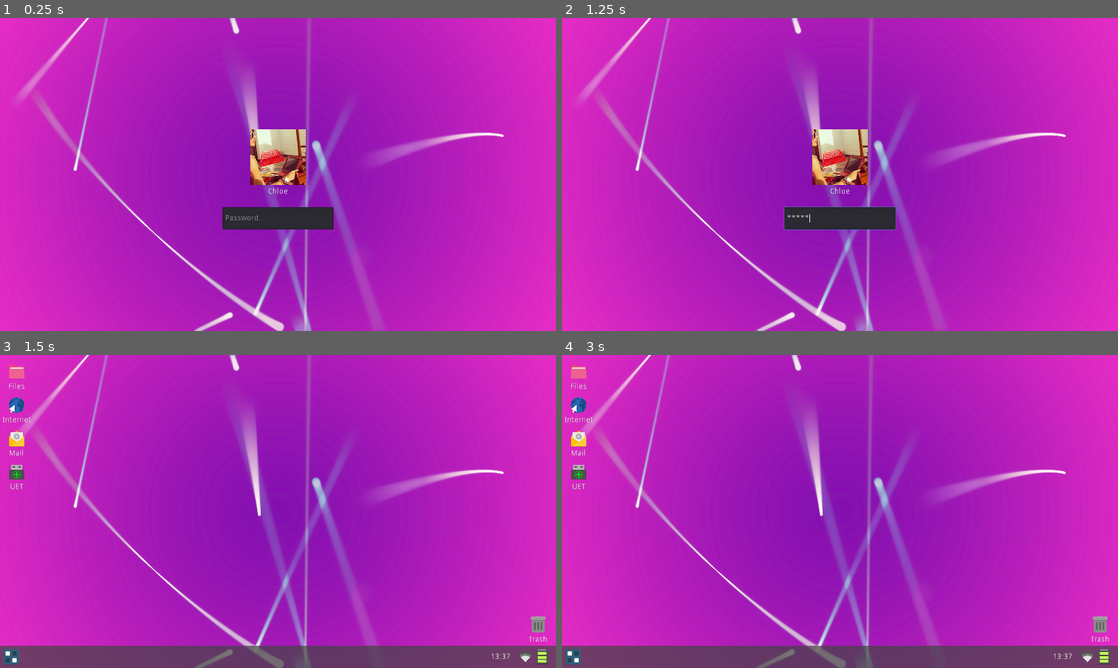
Above: before the commit, frames 1-4 (two rows, left to right).
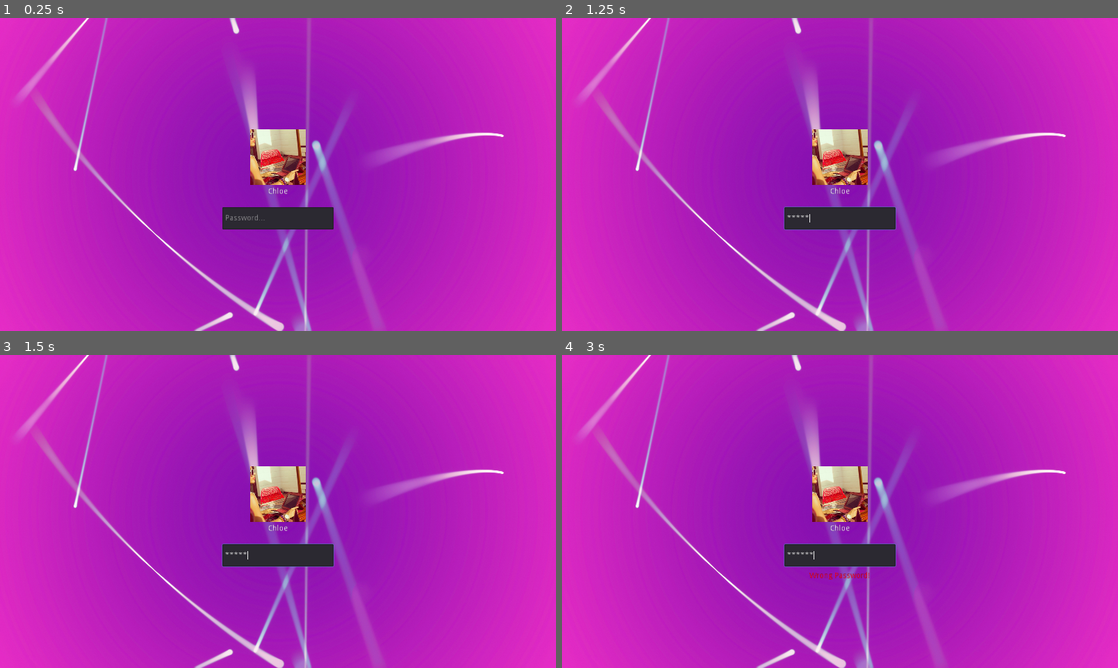
Above: after the commit, the same moments.

Repository: gabriele-costa/chloetart
Game: Godot game, scene res://Scenes/Logscreen.tscn
Two runs of this game, one before a commit and one after it. Both use one fixed random seed, a clock stepped at 60 frames per second and the inputs below.
Inputs (mouse positions are in pixels of both pictures, inside the frame that each line leads up to):
- Up to frame 1 (0.25 s): no input
- Up to frame 2 (1.25 s): click (840, 218) at 0.52 s; type "Chloe" at 0.6 s
- Up to frame 3 (1.5 s): tap Enter at 1.25 s
- Up to frame 4 (3 s): tap Space at 2 s; tap Enter at 2.75 s

Frames 1-2 are identical in both runs. In frame 3, 11% of the frame differs, in the area x 0-100%, y 3-100%; in frame 4, 11%.

Commit message:
some logic

Diff:
--- a/Scenes/Desktop.tscn
+++ b/Scenes/Desktop.tscn
@@ -1,20 +1,21 @@
-[gd_scene load_steps=12 format=2]
+[gd_scene load_steps=13 format=2]
 
 [ext_resource path="res://Desktop/background.jpg" type="Texture" id=1]
-[ext_resource path="res://Desktop/icons/applications-all.svg" type="Texture" id=2]
+[ext_resource path="res://Desktop/icons/desktop.svg" type="Texture" id=2]
 [ext_resource path="res://Desktop/icons/battery.svg" type="Texture" id=3]
 [ext_resource path="res://Desktop/icons/folder.svg" type="Texture" id=4]
 [ext_resource path="res://Desktop/icons/abrowser.svg" type="Texture" id=5]
-[ext_resource path="res://Desktop/icons/mx-live-usb-maker.svg" type="Texture" id=6]
+[ext_resource path="res://Desktop/icons/utilities-x-terminal.svg" type="Texture" id=6]
 [ext_resource path="res://Desktop/icons/network-wireless.svg" type="Texture" id=7]
 [ext_resource path="res://Desktop/icons/trashcan_empty.svg" type="Texture" id=8]
 [ext_resource path="res://Desktop/icons/email.svg" type="Texture" id=9]
+[ext_resource path="res://Scripts/filesystem_icon.gd" type="Script" id=10]
 
-[sub_resource type="StyleBoxFlat" id=1]
+[sub_resource type="StyleBoxFlat" id=3]
 bg_color = Color( 0.262745, 0.262745, 0.262745, 0.705882 )
 
 [sub_resource type="Theme" id=2]
-Panel/styles/panel = SubResource( 1 )
+Panel/styles/panel = SubResource( 3 )
 
 [node name="Desktop" type="Node2D"]
 
@@ -26,6 +27,7 @@
 [node name="filesystem" type="Sprite" parent="."]
 position = Vector2( 60, 60 )
 texture = ExtResource( 4 )
+script = ExtResource( 10 )
 
 [node name="filesystem_label" type="Label" parent="filesystem"]
 margin_left = -40.0
@@ -77,7 +79,7 @@
 grow_horizontal = 2
 grow_vertical = 2
 rect_scale = Vector2( 2, 2 )
-text = "UET"
+text = "Terminal"
 align = 1
 valign = 1
 
@@ -102,7 +104,7 @@
 margin_bottom = 1125.0
 theme = SubResource( 2 )
 
-[node name="applications" type="Sprite" parent="os_bar"]
+[node name="desktop" type="Sprite" parent="os_bar"]
 position = Vector2( 40, 40 )
 texture = ExtResource( 2 )
 
--- a/Scenes/Window.tscn
+++ /dev/null
@@ -1,32 +0,0 @@
-[gd_scene load_steps=3 format=2]
-
-[ext_resource path="res://Window/Icons/close.png" type="Texture" id=1]
-
-[sub_resource type="Theme" id=1]
-
-[node name="Window" type="Node2D"]
-
-[node name="Panel" type="Panel" parent="."]
-margin_right = 2000.0
-margin_bottom = 1125.0
-grow_horizontal = 2
-grow_vertical = 2
-
-[node name="Label" type="Label" parent="Panel"]
-margin_left = 950.0
-margin_top = 10.0
-margin_right = 1050.0
-margin_bottom = 24.0
-rect_scale = Vector2( 2, 2 )
-theme = SubResource( 1 )
-custom_colors/font_color = Color( 1, 1, 1, 1 )
-text = "Mail Client"
-align = 1
-valign = 1
-
-[node name="ToolButton" type="ToolButton" parent="Panel"]
-margin_left = 1950.0
-margin_right = 2562.0
-margin_bottom = 608.0
-rect_scale = Vector2( 0.08, 0.08 )
-icon = ExtResource( 1 )
